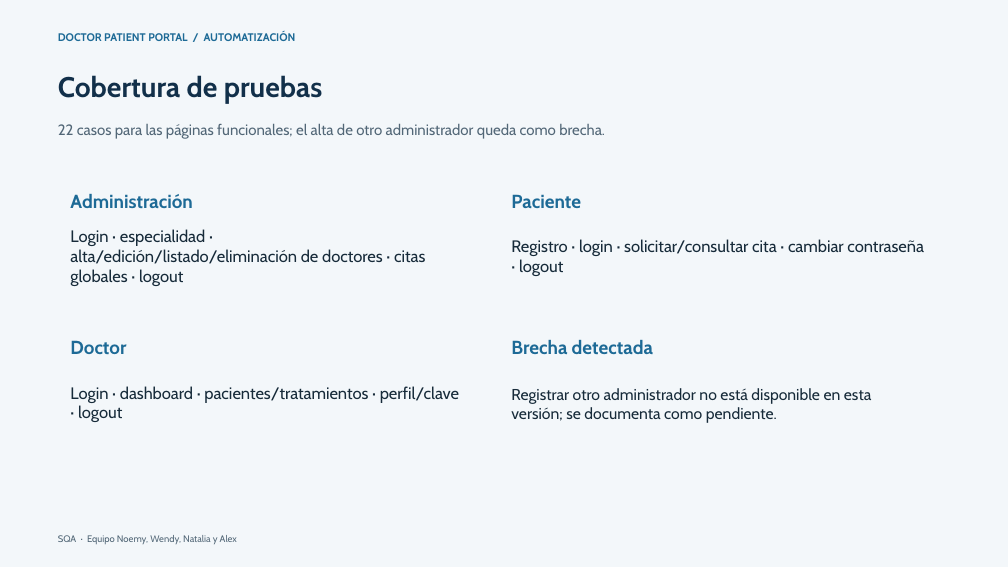
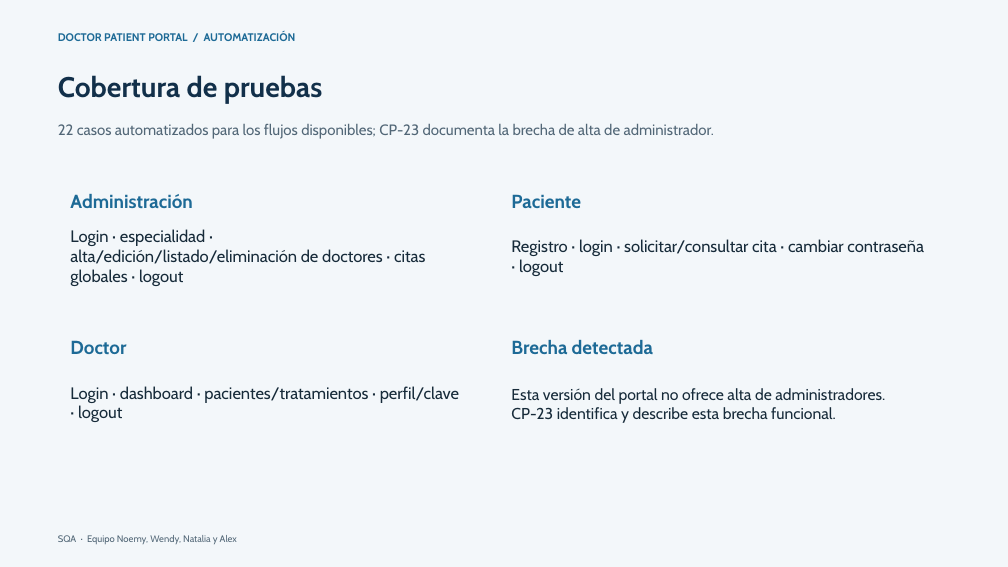
Before and after one commit to Lurey14/doctor-patient-portal-sqa-cypress, a slide deck: slide 3 of entregables/04-Exposicion-Organizacion-Git.pptx. Drawn at 1008x567 pixels with LibreOffice and Linux fonts; fonts in the diff are those of the drawing. Boxes give left, top, right and bottom in pixels: in the first picture for what was removed or moved away, otherwise in the second. Text is boxed around its words. In the diff, an @@ line names an element or a change of style, - is before the commit and + after.

```diff
--- a/entregables/04-Exposicion-Organizacion-Git.pptx
+++ b/entregables/04-Exposicion-Organizacion-Git.pptx
@@ text at box(58, 124, 714, 139): text changed @@
-22 casos para las páginas funcionales; el alta de otro administrador queda como brecha.
+22 casos automatizados para los flujos disponibles; CP-23 documenta la brecha de alta de administrador.
@@ text at box(511, 388, 885, 423): text changed @@
-Registrar otro administrador no está disponible en esta versión; se documenta como pendiente.
+Esta versión del portal no ofrece alta de administradores. CP-23 identifica y describe esta brecha funcional.
```
Also in this commit, not shown: 3 other slides changed, 8 other files.
